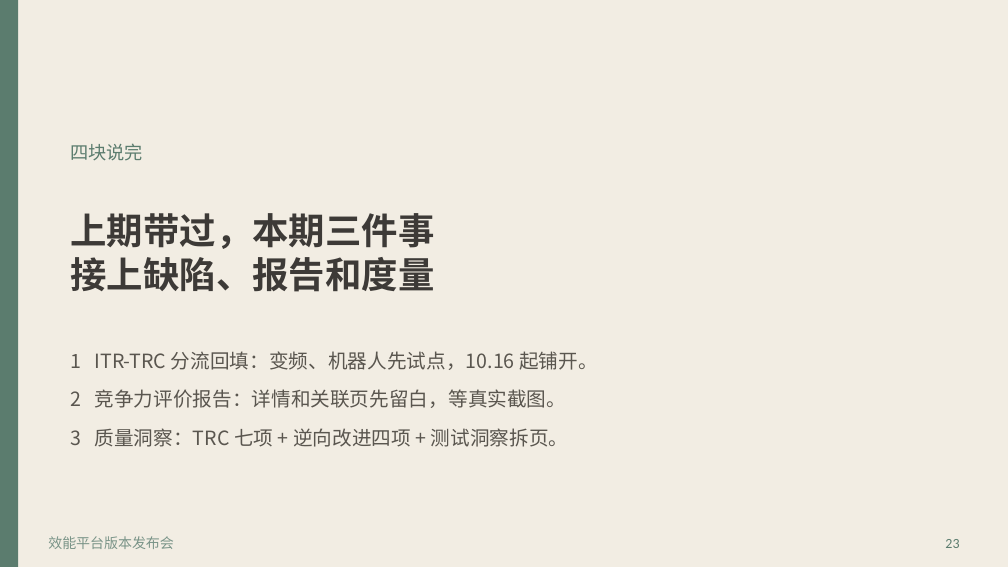
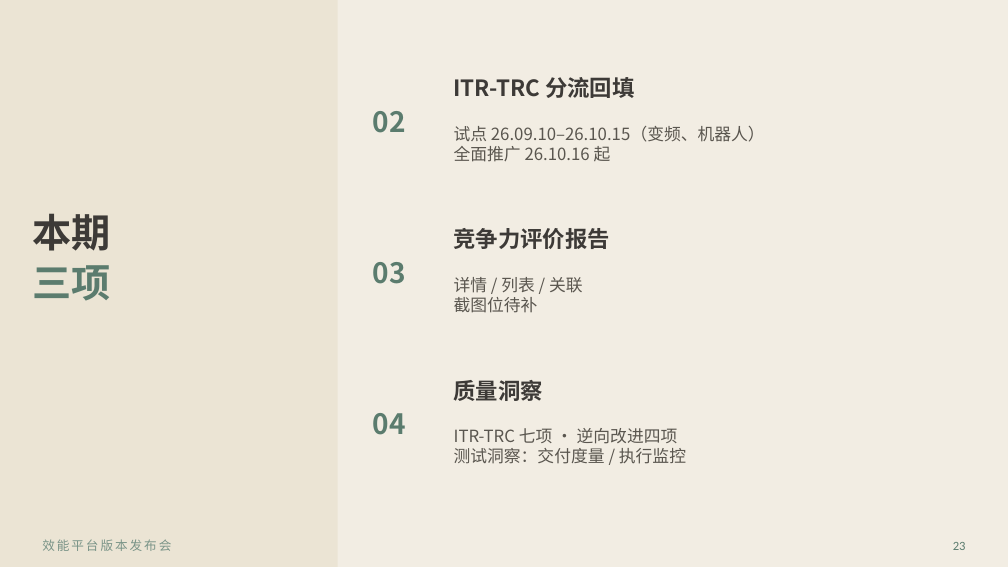
Before and after one commit to khalildai/test-send-file, a slide deck: slide 23 of 效能平台版本发布会.pptx. Drawn at 1008x567 pixels with LibreOffice and Linux fonts; fonts in the diff are those of the drawing. Boxes give left, top, right and bottom in pixels: in the first picture for what was removed or moved away, otherwise in the second. Text is boxed around its words. In the diff, an @@ line names an element or a change of style, - is before the commit and + after.

Commit message:
效能平台版本发布会 PPT：海报版式，去掉口语

```diff
--- a/效能平台版本发布会.pptx
+++ b/效能平台版本发布会.pptx
@@ rectangle: place and size @@
-rectangle at (0,0,18,566)
+rectangle at (0,0,338,566)
@@ rectangle at (0,0,338,566): fill #5B7C6E to #EBE4D4 @@
@@ text added at (454,77,634,98), 16 pt, text #3D3A37, bold @@
+ITR-TRC 分流回填
@@ text added at (373,111,406,133), 20 pt, text #5B7C6E, bold @@
+02
@@ text removed at (71,143,144,161) @@
-四块说完
@@ text added at (454,126,765,162), 12 pt, text #5A564F @@
+试点 26.09.10–26.10.15（变频、机器人）
+全面推广 26.10.16 起
@@ text added at (32,213,110,251), 28 pt, text #3D3A37, bold @@
+本期
@@ text added at (454,228,610,249), 16 pt, text #3D3A37, bold @@
+竞争力评价报告
@@ text at (32,265,110,301): text changed; size 26 to 28 pt; text colour #3D3A37 to #5B7C6E @@
-上期带过，本期三件事
-接上缺陷、报告和度量
+三项
@@ text added at (373,262,406,284), 20 pt, text #5B7C6E, bold @@
+03
@@ text added at (454,277,583,313), 12 pt, text #5A564F @@
+详情 / 列表 / 关联
+截图位待补
@@ text removed at (71,351,598,370) @@
-1 ITR-TRC 分流回填：变频、机器人先试点，10.16 起铺开。
@@ text removed at (71,389,567,408) @@
-2 竞争力评价报告：详情和关联页先留白，等真实截图。
@@ text added at (454,380,543,401), 16 pt, text #3D3A37, bold @@
+质量洞察
@@ text added at (373,413,406,435), 20 pt, text #5B7C6E, bold @@
+04
@@ text at (454,428,686,464): text changed; size 14 to 12 pt @@
-3 质量洞察：TRC 七项 + 逆向改进四项 + 测试洞察拆页。
+ITR-TRC 七项 · 逆向改进四项
+测试洞察：交付度量 / 执行监控
@@ text "效能平台版本发布会" at (42,539,171,551): size 10 to 9 pt, letter spacing 0 to 1.4 pt @@
@@ text "23": place and size @@
-text "23" at (945,539,959,548)
+text "23" at (953,542,966,550)
@@ text "23" at (953,542,966,550): size 10 to 9 pt @@
```
Also in this commit, not shown: 22 other slides changed.
